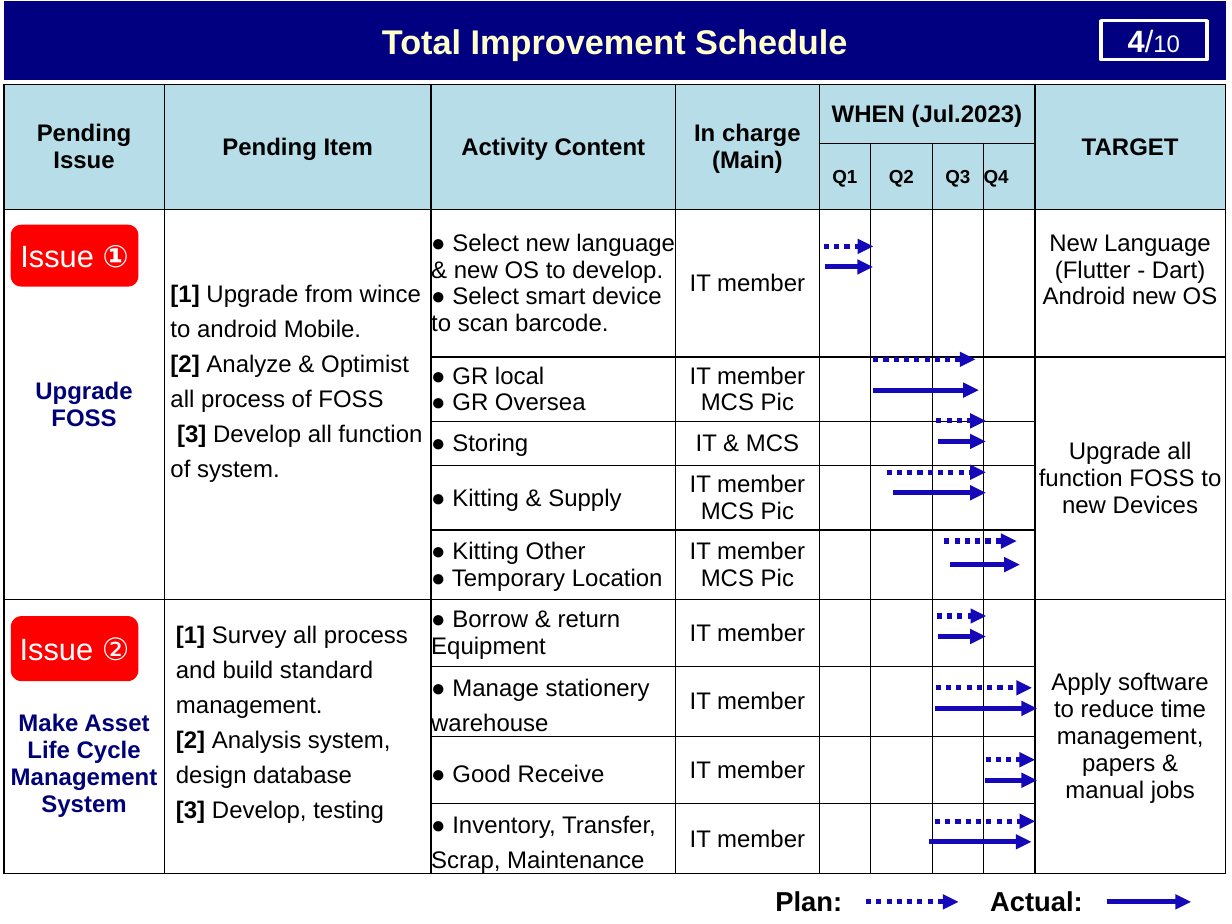
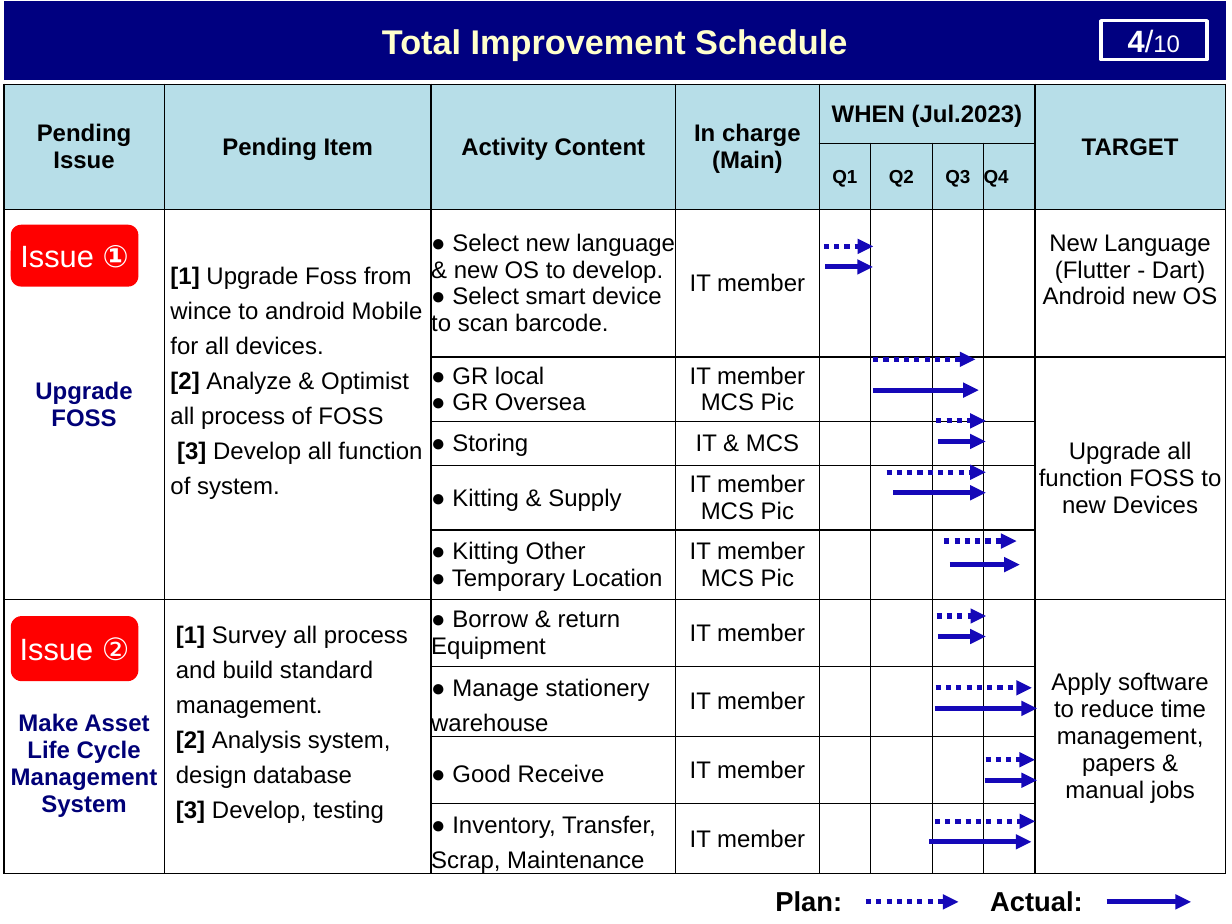
Before and after one commit to thietbicongnghevietnam/ReportPSNV, a slide deck: slide 5 of Report_test.pptx. Drawn at 1232x924 pixels with LibreOffice and Linux fonts; fonts in the diff are those of the drawing. Boxes give left, top, right and bottom in pixels: in the first picture for what was removed or moved away, otherwise in the second. Text is boxed around its words. In the diff, an @@ line names an element or a change of style, - is before the commit and + after.

```diff
--- a/Report_test.pptx
+++ b/Report_test.pptx
@@ table at (4, 84, 1227, 878) @@
-row 3, column 2: [1] Upgrade from wince to android Mobile. / [2] Analyze & Optimist all process of FOSS / [3] Develop all function of system.
+row 3, column 2: [1] Upgrade Foss from wince to android Mobile for all devices. / [2] Analyze & Optimist all process of FOSS / [3] Develop all function of system.
```
Also in this commit, not shown: 8 other slides changed, 1 slide added, 1 other file.
